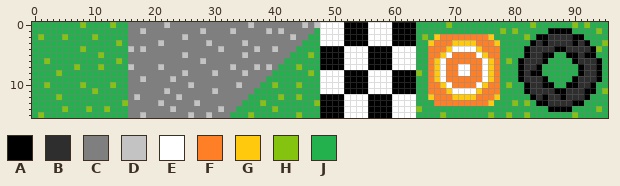
File history of a sprite sheet, assets/track/track_tileset.png. Above, as it was before the edit.
The file is 96x16 pixels. Colours within 5 levels of each other are drawn and written as one.
Palette (. is transparent): A #000000  B #2e2e2e  C #7f7f7f  D #c3c3c3  E #ffffff  F #ff7f27  G #ffc90e  H #84c411  J #22b14c
Pixels before, first column x 0:
 0 JJJJJJJJHJJJJHJJCCCCCCDCCCCCCCCCCCCCDCCCCCCCCDCDEEEEAAAAEEEEAAAAJJJJJHJJJJJJJJJJJJJHJJJJJJHJHJJJ
 1 JJJJJJJJJJJJJJJJCCDCCCCCCCCCDCCCCDCCCCCDCDCCCCCJEEEEAAAAEEEEAAAAJJJJJJJJJJJJJJHJHJJJJJAAAAJJJJHJ
 2 JHJJJHJJJJHJJJJJCCCCCCCCCDCCCCCCCCCCCCCCCCCDCCJJEEEEAAAAEEEEAAAAJHJGFFFFFFFFGJJJJJHJAABBBBAAJJJJ
 3 JJJJJJJJJJJJJJHJCCCCCDCCCCCCCDCCCCCDCCCCCCCCCJJJEEEEAAAAEEEEAAAAJJGFFFGGGGFFFGJJJJJABABBBBABAJJH
 4 JJJJJJJJHJJJJJJJDCDCCCCCCCCCCCCDCCCCCDCCDCCCJJJJAAAAEEEEAAAAEEEEJJFFFGEEEEGFFFJJJJABBBBAABBBBAHJ
 5 JJJJJJJJJJJHJJJJCCCCCCCCCDCCCCCCCCCDCCCCCCCJJJHJAAAAEEEEAAAAEEEEJJFFGEFFFFEGFFJJJJABBAAJJAABAAJJ
 6 JJHJJJJJJJJJJJHJCCCCCCCCCCCCDCCCCCCCCCCCCCJJJJJJAAAAEEEEAAAAEEEEJJFGEFFFFFFEGFJHJABBBAJJJJABBBAJ
 7 JJJJJJJHJJJHJJJJDCCCCDCCCCCCCCCCCDCCCDCDCJJJHJJJAAAAEEEEAAAAEEEEJJFGEFFEEFFEGFJJJABBAJJJJJJABBAJ
 8 JJJJHJJJJJJJJJJJCCCCCCCCCDCCCCDCCCCDCCCCJJJJJJHJEEEEAAAAEEEEAAAAHJFGEFFEEFFEGFJJJABAAJJJJJJABBAJ
 9 JJJJJJJJJJJJJJJJCCDCCCCDCCCCCCCCCCCCCCCJJJJJJJJJEEEEAAAAEEEEAAAAJJFGEFFFFFFEGFJJJABBBAJJJJABBBAJ
10 JJHJJJJJHJJJJHJJCCCCCCCCCCDCCCCCCCDCCCJJHJJJHJJJEEEEAAAAEEEEAAAAJJFFGEFFFFEGFFJHJJABBAAJJAABBAJJ
11 JJJJJJJJJJHJJJJJCCCCCCDCCCCCCCDCCCCCCJJJJJJJJJJJEEEEAAAAEEEEAAAAJJFFFGEEEEGFFFJJJJABBBBAABBBAAJH
12 JJJJHJJJJJJJJJJJCDCCCCCCDCCCCCCCCCCCJJJJJHJJHJJJAAAAEEEEAAAAEEEEJJGFFFGGGGFFFGJJJJJABABBABBBAJJJ
13 JJJJJJJJJJJJJJJHCCCCCDCCCCCDCCCCCCCJJJHJJJJJJJJHAAAAEEEEAAAAEEEEJJJFFFFFFFFFGJJJHJHJAABBBBAAJJJJ
14 JJJJJHJJJHJJHJJJCCCCCCCDCCCCCCCDCCJJJJJJHJJJJJJJAAAAEEEEAAAAEEEEHJJJJJJJJJJJJJJJJJJJJJAAAAJJJJHJ
15 JHJJJJJJJJJJJJJJCCDCCCCCCCDCCDCCCJJJHJJJJJJJHJJJAAAAEEEEAAAAEEEEJJJJHJJJJJJJHJJHJJHJJJJJJJHJJJJJ
The same view after the edit:
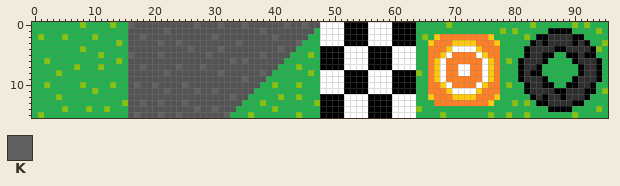
Colours new in this view: K #616161
Commit message: nowy asfalt wylali na tor
Diff:
{"colour":"C","old":"#7f7f7f","new":"#545454"}
{"y":0,"x":16,"old":"C","new":"K"}
{"y":0,"x":22,"old":"D","new":"C"}
{"y":0,"x":27,"old":"C","new":"K"}
{"y":0,"x":31,"old":"C","new":"K"}
{"y":0,"x":35,"old":"CD","new":"KC"}
{"y":0,"x":42,"old":"C","new":"K"}
{"y":0,"x":45,"old":"D","new":"K"}
{"y":0,"x":47,"old":"D","new":"C"}
{"y":1,"x":18,"old":"D","new":"C"}
{"y":1,"x":22,"old":"C","new":"K"}
{"y":1,"x":28,"old":"D","new":"C"}
{"y":1,"x":33,"old":"D","new":"C"}
{"y":1,"x":38,"old":"CD","new":"KC"}
{"y":1,"x":41,"old":"D","new":"C"}
{"y":2,"x":18,"old":"C","new":"K"}
{"y":2,"x":25,"old":"D","new":"C"}
{"y":2,"x":30,"old":"C","new":"K"}
{"y":2,"x":40,"old":"C","new":"K"}
{"y":2,"x":43,"old":"D","new":"C"}
{"y":3,"x":21,"old":"D","new":"K"}
{"y":3,"x":24,"old":"C","new":"K"}
{"y":3,"x":29,"old":"D","new":"C"}
{"y":3,"x":34,"old":"CD","new":"KC"}
{"y":3,"x":44,"old":"C","new":"K"}
{"y":4,"x":16,"old":"D","new":"C"}
{"y":4,"x":18,"old":"D","new":"C"}
{"y":4,"x":26,"old":"C","new":"K"}
{"y":4,"x":31,"old":"D","new":"K"}
{"y":4,"x":37,"old":"D","new":"C"}
{"y":4,"x":40,"old":"DC","new":"CK"}
{"y":5,"x":16,"old":"C","new":"K"}
{"y":5,"x":21,"old":"C","new":"K"}
{"y":5,"x":25,"old":"D","new":"C"}
{"y":5,"x":29,"old":"C","new":"K"}
{"y":5,"x":35,"old":"D","new":"C"}
{"y":5,"x":38,"old":"C","new":"K"}
{"y":6,"x":28,"old":"D","new":"C"}
{"y":6,"x":33,"old":"C","new":"K"}
{"y":6,"x":35,"old":"C","new":"K"}
{"y":7,"x":16,"old":"D","new":"C"}
{"y":7,"x":18,"old":"C","new":"K"}
{"y":7,"x":21,"old":"D","new":"C"}
{"y":7,"x":24,"old":"C","new":"K"}
{"y":7,"x":28,"old":"C","new":"K"}
{"y":7,"x":33,"old":"D","new":"C"}
{"y":7,"x":37,"old":"D","new":"C"}
{"y":7,"x":39,"old":"D","new":"C"}
{"y":8,"x":22,"old":"C","new":"K"}
{"y":8,"x":25,"old":"D","new":"C"}
{"y":8,"x":30,"old":"DC","new":"CK"}
{"y":8,"x":35,"old":"D","new":"C"}
{"y":8,"x":38,"old":"C","new":"K"}
{"y":9,"x":18,"old":"D","new":"C"}
{"y":9,"x":23,"old":"D","new":"C"}
{"y":9,"x":35,"old":"C","new":"K"}
{"y":10,"x":17,"old":"C","new":"K"}
{"y":10,"x":20,"old":"C","new":"K"}
{"y":10,"x":25,"old":"CD","new":"KC"}
{"y":10,"x":34,"old":"D","new":"C"}
{"y":11,"x":22,"old":"D","new":"K"}
{"y":11,"x":27,"old":"C","new":"K"}
{"y":11,"x":30,"old":"D","new":"K"}
{"y":12,"x":17,"old":"D","new":"C"}
{"y":12,"x":24,"old":"D","new":"C"}
{"y":12,"x":33,"old":"C","new":"K"}
{"y":13,"x":18,"old":"C","new":"K"}
{"y":13,"x":21,"old":"D","new":"K"}
{"y":13,"x":25,"old":"C","new":"K"}
{"y":13,"x":27,"old":"D","new":"C"}
{"y":14,"x":23,"old":"D","new":"C"}
{"y":14,"x":27,"old":"C","new":"K"}
{"y":14,"x":30,"old":"CD","new":"KC"}
{"y":15,"x":17,"old":"CD","new":"KC"}
{"y":15,"x":21,"old":"C","new":"K"}
{"y":15,"x":24,"old":"C","new":"K"}
{"y":15,"x":26,"old":"D","new":"C"}
{"y":15,"x":29,"old":"D","new":"C"}
{"y":15,"x":32,"old":"C","new":"K"}
{"label":"changed","picture_box":[128,22,320,118]}
